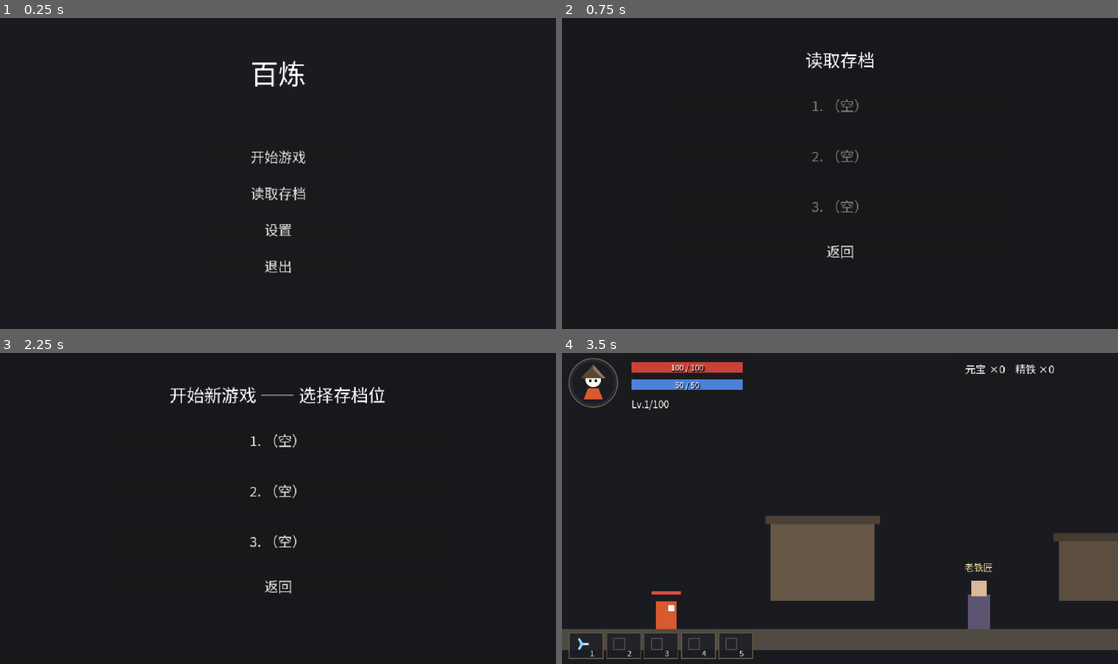
Above: before the commit, frames 1-4 (two rows, left to right).
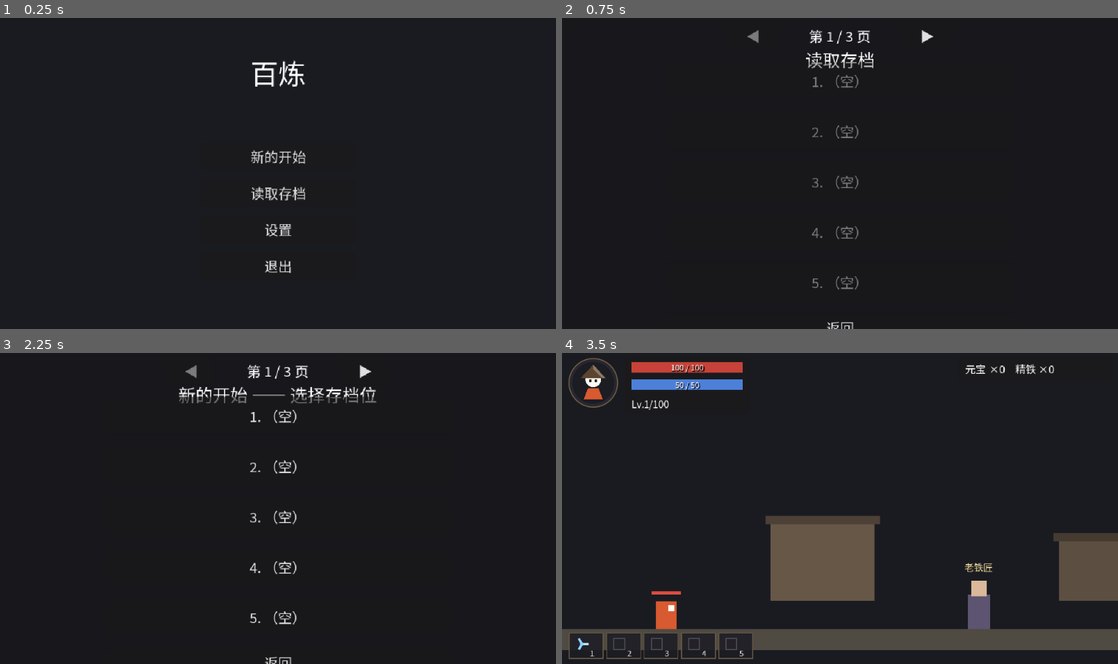
Above: after the commit, the same moments.

Repository: aachean/bailian
Game: Godot game, scene res://scenes/ui/main_menu.tscn
The game is run twice, just before and just after one commit, with the same random seed, the same clock (stepped at 60 frames per second) and the same inputs.
Inputs:
- Up to frame 1 (0.25 s): no input
- Up to frame 2 (0.75 s): click "读取存档" at 0.5 s
- Up to frame 3 (2.25 s): click "返回" at 1.25 s; click "开始游戏" (after the commit: "新的开始") at 2 s
- Up to frame 4 (3.5 s): click "1. （空）" at 2.75 s

The runs differ from the first frame. In frame 1, 0.3% of the frame differs, in the area x 45-55%, y 42-47%; in frame 2, 1.3%; in frame 3, 2.4%, in the area x 30-70%, y 3-100%; in frame 4, nothing differs.

Commit message:
feat(ui+feel): M4 增量 2 —— 存档 15 槽分页 + 覆盖确认 + 新的开始；屏震按反馈降档

Diff:
--- a/data/i18n/ui.csv
+++ b/data/i18n/ui.csv
@@ -8,7 +8,7 @@
 UI_HINT_SYSTEM,"C 角色面板　·　Esc 保存 / 暂停","C character　·　Esc save / pause"
 UI_HINT_ENEMY,"小心左边那只游荡者 —— 它会还手","Beware the wanderer on the left — it fights back"
 UI_MENU_TITLE,"百炼","BAILIAN"
-UI_MENU_START,"开始游戏","Start Game"
+UI_MENU_START,"新的开始","New Start"
 UI_MENU_CONTINUE,"继续游戏","Continue"
 UI_MENU_QUIT,"退出","Quit"
 UI_MENU_LANGUAGE,"语言","Language"
@@ -26,7 +26,7 @@
 UI_FORGE_IN_BAG,"背包","bag"
 HUD_SHARD,"精铁","Ore"
 UI_MENU_LOAD,"读取存档","Load Game"
-UI_SLOTS_TITLE_NEW,"开始新游戏 —— 选择存档位","New Game — pick a slot"
+UI_SLOTS_TITLE_NEW,"新的开始 —— 选择存档位","New Start — pick a slot"
 UI_SLOTS_TITLE_LOAD,"读取存档","Load Game"
 UI_SLOT_EMPTY,"（空）","(empty)"
 UI_LEVEL_TOWN,"城镇","Town"
@@ -141,3 +141,7 @@
 UI_SHOP_UNAVAILABLE,"这件不卖","Not for sale"
 UI_SHOP_LOCKED,"还没开张 —— 通关砺场后再来","Not open yet — clear Lichang first"
 UI_BAG_SELL,"K 出售","K sell"
+UI_SLOT_PAGE,"第 %d / %d 页","Page %d / %d"
+UI_CONFIRM_OVERWRITE,"这个存档位已有进度，覆盖它重新开始吗？","This slot has progress. Overwrite and start over?"
+UI_CONFIRM_YES,"覆盖，重新开始","Overwrite"
+UI_CONFIRM_NO,"先不了","Cancel"
--- a/scenes/ui/main_menu.tscn
+++ b/scenes/ui/main_menu.tscn
@@ -96,20 +96,8 @@
 offset_bottom = 120.0
 theme_override_constants/separation = 14
 
-[node name="Slot1" type="Button" parent="Slots/Box"]
-custom_minimum_size = Vector2(400, 44)
-layout_mode = 2
-text = "1."
 
-[node name="Slot2" type="Button" parent="Slots/Box"]
-custom_minimum_size = Vector2(400, 44)
-layout_mode = 2
-text = "2."
 
-[node name="Slot3" type="Button" parent="Slots/Box"]
-custom_minimum_size = Vector2(400, 44)
-layout_mode = 2
-text = "3."
 
 [node name="Back" type="Button" parent="Slots/Box"]
 custom_minimum_size = Vector2(400, 32)
--- a/scripts/characters/player.gd
+++ b/scripts/characters/player.gd
@@ -237,15 +237,17 @@
 # 相机偏移 = 上限 × trauma²。平方让小震动真的小、大震动才放得开 ——
 # 线性衰减的屏震里每一下都在抖，几秒后就麻木了。
 
-## 相机最大偏移（像素，trauma=1 时）
-const SHAKE_MAX_OFFSET := 10.0
-## 每帧衰减量。0.045 ≈ 半秒多从最强震回平静
-const SHAKE_DECAY := 0.045
+## 相机最大偏移（像素，trauma=1 时）。
+## **2026-09-15 黑盒反馈：第一版太夸张** —— 10px 砍到 6px，衰减加快，
+## 重击乘数与挨打份量同步下调。第一版的相对分级保留（重 > 轻、挨打 > 命中）
+const SHAKE_MAX_OFFSET := 6.0
+## 每帧衰减量。0.06 ≈ 半秒内从最强震回平静 —— 震完就走，不赖着
+const SHAKE_DECAY := 0.06
 ## 轻命中 / 重命中 / 挨打 / 重击挨打的震动预算（招式自己的 shake_gain 会叠在轻命中上）
 const SHAKE_HIT := 0.22
-const SHAKE_HEAVY_MULT := 1.7
-const SHAKE_HURT := 0.5
-const SHAKE_HURT_HEAVY := 0.8
+const SHAKE_HEAVY_MULT := 1.45
+const SHAKE_HURT := 0.4
+const SHAKE_HURT_HEAVY := 0.6
 
 var _trauma := 0.0
 
--- a/scripts/core/save_manager.gd
+++ b/scripts/core/save_manager.gd
@@ -26,7 +26,9 @@
 ## 见 main_menu 的旧档分支。**判定要用它，不是 VERSION**：
 ## 拿 VERSION 判的话，每次加一层同格式的新字段都会误伤一批能用的档
 const STRUCTURE_VERSION := 7
-const SLOT_COUNT := 3
+## 存档槽数量（2026-09-15 黑盒反馈：3 不够，扩到 15，菜单每页 5 个翻 3 页）。
+## 槽位文件名不变（save_N.cfg），老档天然在原位
+const SLOT_COUNT := 15
 const LAST_SLOT_PATH := "user://last_slot.cfg"
 
 ## 正在玩的槽（1 起）。菜单开始 / 读档时设置，游戏内写档都用它
--- a/scripts/ui/main_menu.gd
+++ b/scripts/ui/main_menu.gd
@@ -1,17 +1,36 @@
 extends Control
-## 主菜单：开始 / 继续 / 读取存档 / **设置** / 退出 + 存档槽位面板。
+## 主菜单：新的开始 / 继续 / 读取存档 / **设置** / 退出 + 存档槽位面板。
 ##
-## 存档模型（用户验收定的）：3 个槽位。「开始游戏」先选槽（选中有档的槽 = 覆盖），
-## 「读取存档」列槽挑一个进；「继续游戏」直接回最近一次玩的槽。
-## 进度档记：哪个场景 + 离开时的世界快照 + 玩家数据（碎片 / 强化）。
-
-## 流程起点：城镇。从这里经传送门进入关卡
+## 存档模型（2026-09-15 黑盒反馈修订）：**15 个槽位，每页 5 个翻 3 页**。
+## 「新的开始」先选槽 —— **选中已有存档的槽要弹确认**，玩家手滑点错位
+## 不该直接抹掉几十级的进度；「读取存档」列槽挑一个进（只读不写，不用确认）；
+## 「继续游戏」直接回最近一次玩的槽。
+## 进度档记：哪个场景 + 离开时的世界快照 + 玩家数据（元宝 / 精铁 / 装备 / 强化）。
+
+## 流程起点：城镇。从这里经舆图台进入副本
 const LEVEL_PATH := "res://scenes/stages/town.tscn"
 
-## 槽位面板模式：start = 选槽开新游戏（可覆盖），load = 选槽读档
+## 每页几个槽位、共几页（15 = 5 × 3）
+const PAGE_SIZE := 5
+const SLOT_PAGES := 3
+
+## 槽位面板模式：start = 选槽开新游戏（有档要确认覆盖），load = 选槽读档
 enum SlotMode { START, LOAD }
 
 var _slot_mode: int = SlotMode.START
+var _page := 0
+## 待覆盖确认的槽位（确认面板开着时有值）
+var _pending_slot := 0
+
+var _slot_btns: Array[Button] = []
+var _prev_btn: Button
+var _next_btn: Button
+var _page_label: Label
+## 覆盖确认面板（代码建：只在 START 模式 + 有档槽位时露面）
+var _confirm: Control = null
+var _confirm_text: Label = null
+var _yes_btn: Button = null
+var _no_btn: Button = null
 
 @onready var _start_btn: Button = $Panel/Box/Start
 @onready var _continue_btn: Button = $Panel/Box/Continue
@@ -22,7 +41,7 @@
 @onready var _title: Label = $Title
 @onready var _slots: Panel = $Slots
 @onready var _slots_title: Label = $Slots/Title
-@onready var _slot_btns: Array[Button] = [$Slots/Box/Slot1, $Slots/Box/Slot2, $Slots/Box/Slot3]
+@onready var _box: VBoxContainer = $Slots/Box
 @onready var _back_btn: Button = $Slots/Box/Back
 
 
@@ -33,14 +52,87 @@
 	_settings_btn.pressed.connect(_on_settings)
 	_quit_btn.pressed.connect(_on_quit)
 	_back_btn.pressed.connect(_close_slots)
-	for i in _slot_btns.size():
-		var idx := i + 1
-		_slot_btns[i].pressed.connect(_on_slot.bind(idx))
+	_build_slot_rows()
+	_build_confirm_panel()
 	if not GameSettings.language_changed.is_connected(_refresh_texts):
 		GameSettings.language_changed.connect(_refresh_texts)
 	_slots.visible = false
 	_refresh_texts()
 	_refresh_continue()
+
+
+## 槽位行全部由代码建（15 个按钮手写 tscn 是自找麻烦；与 HUD 面板同一套做法）。
+## 按钮命名 Slot1..Slot5 —— 存档摘要、置灰逻辑都只看「这一页的第几个」
+func _build_slot_rows() -> void:
+	# 翻页行：◀　第 x/3 页　▶
+	var nav := HBoxContainer.new()
+	nav.alignment = BoxContainer.ALIGNMENT_CENTER
+	nav.add_theme_constant_override("separation", 12)
+	_prev_btn = Button.new()
+	_prev_btn.text = "◀"
+	_prev_btn.custom_minimum_size = Vector2(56, 32)
+	_prev_btn.pressed.connect(_on_prev_page)
+	nav.add_child(_prev_btn)
+	_page_label = Label.new()
+	_page_label.custom_minimum_size = Vector2(120, 32)
+	_page_label.horizontal_alignment = HORIZONTAL_ALIGNMENT_CENTER
+	_page_label.vertical_alignment = VERTICAL_ALIGNMENT_CENTER
+	nav.add_child(_page_label)
+	_next_btn = Button.new()
+	_next_btn.text = "▶"
+	_next_btn.custom_minimum_size = Vector2(56, 32)
+	_next_btn.pressed.connect(_on_next_page)
+	nav.add_child(_next_btn)
+	_box.add_child(nav)
+
+	for i in PAGE_SIZE:
+		var b := Button.new()
+		b.name = "Slot%d" % (i + 1)
+		b.custom_minimum_size = Vector2(400, 44)
+		b.pressed.connect(_on_slot.bind(0))   # 参数在刷新时重绑（翻页会变）
+		_box.add_child(b)
+		_slot_btns.append(b)
+	# 「返回」搬回最底：tscn 里它排在最前，动态行会插在它上面
+	_box.move_child(_back_btn, _box.get_child_count() - 1)
+
+
+## 覆盖确认面板：暗底 + 一块小板 + 槽位摘要 + 覆盖 / 取消。
+## **只拦「新的开始」踩到有档的槽** —— 读档只读不写，不拦
+func _build_confirm_panel() -> void:
+	_confirm = Control.new()
+	_confirm.visible = false
+	_confirm.set_anchors_preset(Control.PRESET_FULL_RECT)
+	add_child(_confirm)
+
+	var dim := ColorRect.new()
+	dim.set_anchors_preset(Control.PRESET_FULL_RECT)
+	dim.color = Color(0, 0, 0, 0.65)
+	_confirm.add_child(dim)
+
+	var panel := Panel.new()
+	# 视口 640×360，420×150 的板手工居中即可（CanvasLayer 锚点那坑的教训：显式定位最稳）
+	panel.position = Vector2(110, 105)
+	panel.size = Vector2(420, 150)
+	_confirm.add_child(panel)
+
+	_confirm_text = Label.new()
+	_confirm_text.position = Vector2(16, 14)
+	_confirm_text.size = Vector2(388, 80)
+	_confirm_text.autowrap_mode = TextServer.AUTOWRAP_WORD_SMART
+	_confirm_text.add_theme_font_size_override("font_size", 13)
+	panel.add_child(_confirm_text)
+
+	_yes_btn = Button.new()
+	_yes_btn.position = Vector2(60, 104)
+	_yes_btn.size = Vector2(150, 30)
+	_yes_btn.pressed.connect(_on_confirm_overwrite)
+	panel.add_child(_yes_btn)
+
+	_no_btn = Button.new()
+	_no_btn.position = Vector2(230, 104)
+	_no_btn.size = Vector2(130, 30)
+	_no_btn.pressed.connect(_on_cancel_overwrite)
+	panel.add_child(_no_btn)
 
 
 ## 参数是 language_changed 带的语言码，这里用不上但必须留 ——
@@ -54,6 +146,11 @@
 	_quit_btn.text = tr("UI_MENU_QUIT")
 	_settings_btn.text = tr("UI_MENU_SETTINGS")
 	_slots_title.text = tr("UI_SLOTS_TITLE_NEW") if _slot_mode == SlotMode.START else tr("UI_SLOTS_TITLE_LOAD")
+	_page_label.text = tr("UI_SLOT_PAGE") % [_page + 1, SLOT_PAGES]
+	_prev_btn.disabled = _page <= 0
+	_next_btn.disabled = _page >= SLOT_PAGES - 1
+	_yes_btn.text = tr("UI_CONFIRM_YES")
+	_no_btn.text = tr("UI_CONFIRM_NO")
 	_refresh_continue()
 	_refresh_slot_buttons()
 
@@ -65,8 +162,14 @@
 
 func _refresh_slot_buttons() -> void:
 	for i in _slot_btns.size():
-		var slot := i + 1
-		_slot_btns[i].text = _slot_text(slot, i + 1)
+		var slot := _page * PAGE_SIZE + i + 1
+		# 重绑槽位号（翻页后同一颗按钮代表另一个槽）
+		for conn in _slot_btns[i].pressed.get_connections():
+			_slot_btns[i].pressed.disconnect(conn["callable"])
+		_slot_btns[i].pressed.connect(_on_slot.bind(slot))
+		# 显示**绝对槽位号**（第 2 页就是 6.~10.）——
+		# 每页都从 1 重排的话，玩家记不住自己的档在第几页第几格
+		_slot_btns[i].text = _slot_text(slot, slot)
 		if _slot_mode == SlotMode.LOAD:
 			_slot_btns[i].disabled = not SaveManager.slot_exists(slot)
 		else:
@@ -102,29 +205,67 @@
 
 func _on_start() -> void:
 	_slot_mode = SlotMode.START
+	_page = 0
 	_slots.visible = true
 	_refresh_texts()
 
 
 func _on_load() -> void:
 	_slot_mode = SlotMode.LOAD
+	_page = 0
 	_slots.visible = true
 	_refresh_texts()
 
 
 func _close_slots() -> void:
 	_slots.visible = false
-
-
+	_confirm.visible = false
+
+
+func _on_prev_page() -> void:
+	_page = maxi(_page - 1, 0)
+	_refresh_texts()
+
+
+func _on_next_page() -> void:
+	_page = mini(_page + 1, SLOT_PAGES - 1)
+	_refresh_texts()
+
+
+## 选中一个槽。START 模式踩到**有档的槽**必须先问一句 ——
+## 「新的开始」误点旧档 = 几十级进度一键蒸发，这种事不能只靠玩家手稳
 func _on_slot(slot: int) -> void:
 	if _slot_mode == SlotMode.START:
-		PlayerState.reset_for_new_game()
-		SaveManager.start_new_game(slot, LEVEL_PATH)
-		# 开局的解锁进度：只有第一个副本的第一段。其余全靠一关一关打出来
-		GameProgress.reset_progress()
-		get_tree().change_scene_to_file(LEVEL_PATH)
+		if SaveManager.slot_exists(slot):
+			_pending_slot = slot
+			_confirm_text.text = "%s\n%s" % [
+				tr("UI_CONFIRM_OVERWRITE"), _slot_text(slot, slot)]
+			_confirm.visible = true
+			return
+		_begin_new_game(slot)
 	else:
 		_enter_slot(slot)
+
+
+func _on_confirm_overwrite() -> void:
+	var slot := _pending_slot
+	_pending_slot = 0
+	_confirm.visible = false
+	_begin_new_game(slot)
+
+
+func _on_cancel_overwrite() -> void:
+	_pending_slot = 0
+	_confirm.visible = false
+
+
+## 真正开新游戏：清成长数据 → 起新档 → 清解锁进度 → 进城镇
+func _begin_new_game(slot: int) -> void:
+	PlayerState.reset_for_new_game()
+	SaveManager.start_new_game(slot, LEVEL_PATH)
+	# 开局的解锁进度：只有第一个副本的第一段。其余全靠一关一关打出来
+	GameProgress.reset_progress()
+	get_tree().change_scene_to_file(LEVEL_PATH)
 
 
 func _on_continue() -> void:
--- a/tests/save_guard.gd
+++ b/tests/save_guard.gd
@@ -17,7 +17,9 @@
 ##     SaveGuard.restore(bak)
 ## ```
 
-const SLOTS := 3
+## 与 SaveManager.SLOT_COUNT 同步（2026-09-15 扩到 15）。
+## 静态函数里不便引用 autoload，这里放字面量 —— 改槽位数时两处一起改
+const SLOTS := 15
 
 
 ## 把三个槽 + last_slot.cfg 读成字节存下来。文件不存在就记成「本来就没有」
--- a/tests/test_m15.gd
+++ b/tests/test_m15.gd
@@ -125,8 +125,8 @@
 	_player.call("_on_damaged", 5, 10, point, true, 1)
 	var heavy: float = float(_player.get("_trauma"))
 	_player.set("_trauma", 0.0)
-	_check("4", "挨打屏震：普通 > 命中档，重击 > 普通",
-		light >= 0.5 and heavy > light,
+	_check("4", "挨打屏震：普通 > 命中档，重击 > 普通（第一版太夸张，整体已降档）",
+		light >= 0.4 and heavy > light,
 		"普通挨打 trauma=%.2f　重击挨打 trauma=%.2f" % [light, heavy])
 
 
@@ -138,10 +138,11 @@
 		_check("5", "死亡爆点", false, "测试房里没有 Walker")
 		return
 	walker.call("_death_burst")
+	# 轻震只有 0.12 的预算，衰减每帧 0.06 —— 立刻读，等两帧就被扣光了
+	var shaken: bool = float(_player.get("_trauma")) > 0.0
+	_player.set("_trauma", 0.0)
 	await _pframes(2)
 	var after := _count_fx()
-	var shaken: bool = float(_player.get("_trauma")) > 0.0
-	_player.set("_trauma", 0.0)
 	_check("5", "死亡爆点：尸体撒碎屑 + 玩家相机轻震",
 		after > before and shaken,
 		"特效节点 %d → %d　轻震=%s" % [before, after, str(shaken)])
--- a/tests/test_m2.gd
+++ b/tests/test_m2.gd
@@ -4,8 +4,10 @@
 ## 跑法（无头）：
 ##     godot --headless --fixed-fps 60 --path <项目根> res://tests/test_m2.tscn
 ##
-## 存档模型（用户验收定的）：3 槽位 + 最近槽「继续」。这里的断言盯三种翻车：
-## 槽位之间互相污染、读了不存在的档、新游戏把别的槽抹掉。
+## 存档模型（2026-09-15 黑盒反馈修订）：**15 槽位（5×3 页）** + 最近槽「继续」。
+## 「开始游戏」改名「**新的开始**」，选中已有档的槽必须弹覆盖确认。
+## 这里的断言盯四种翻车：槽位之间互相污染、读了不存在的档、
+## 新游戏把别的槽抹掉、**手滑把旧档覆盖掉**。
 
 const MENU := preload("res://scenes/ui/main_menu.tscn")
 ## 这个测试会 wipe 三个存档槽（测槽位隔离）—— 而 user:// 就是玩家真正在玩的
@@ -28,6 +30,8 @@
 	await _t4_settings_entry()
 	await _t5_world_snapshot_roundtrip()
 	await _t6_snapshot_survives_file()
+	await _t7_fifteen_slots_paged()
+	await _t8_overwrite_confirm()
 	SaveGuard.restore(_bak)          # 玩家原来的存档原样放回去
 
 	print("")
@@ -66,15 +70,16 @@
 
 	var missing := PackedStringArray()
 	for node_path in ["Panel/Box/Start", "Panel/Box/Continue", "Panel/Box/Load",
-			"Panel/Box/Settings", "Panel/Box/Quit", "Slots/Box/Slot1", "Slots/Box/Slot3",
+			"Panel/Box/Settings", "Panel/Box/Quit", "Slots/Box/Slot1", "Slots/Box/Slot5",
 			"SettingsPanel"]:
 		if menu.get_node_or_null(node_path) == null:
 			missing.append(node_path)
 	var title := (menu.get_node("Title") as Label).text
 	var start_text := (menu.get_node("Panel/Box/Start") as Button).text
+	var start_renamed: bool = start_text == tr("UI_MENU_START") and start_text != "开始游戏"
 	var ok := missing.is_empty() and not title.is_empty() and title != "UI_MENU_TITLE" \
-		and not start_text.is_empty() and start_text != "UI_MENU_START"
-	_check("1", "主菜单摆得出来：标题 + 五个按钮 + 三个存档位",
+		and start_renamed
+	_check("1", "主菜单摆得出来：标题 + 五个按钮 + 五个存档位；「开始游戏」已改名「新的开始」",
 		ok,
 		"标题=\"%s\" 开始=\"%s\" 缺节点 %d 个" % [title, start_text, missing.size()])
 	menu.queue_free()
@@ -254,3 +259,73 @@
 		ok, "玩家血 %s @%s　怪 [0] 血 %s" % [
 			str(p.get("hp")), str(p.get("x")),
 			str((e[0] as Dictionary).get("hp", "?")) if e.size() > 0 else "?"])
+
+
+## 存档扩到 15 个：5 个一页翻 3 页，页码与槽位号对齐，到头禁用箭头
+func _t7_fifteen_slots_paged() -> void:
+	_wipe_all_slots()
+	var menu := MENU.instantiate()
+	add_child(menu)
+	await _steps(2)
+	menu._on_start()
+	await _steps(2)
+	var b1 := menu.get_node("Slots/Box/Slot1") as Button
+	var b5 := menu.get_node("Slots/Box/Slot5") as Button
+	var page1: bool = b1.text.begins_with("1.") and b5.text.begins_with("5.") \
+		and menu._prev_btn.disabled
+
+	menu._on_next_page()
+	await _steps(2)
+	var page2_nums: bool = b1.text.begins_with("6.") and b5.text.begins_with("10.")
+	# 第 7 槽有档 → 第 2 页第 2 颗按钮不再显示「（空）」
+	SaveManager.start_new_game(7, "res://scenes/stages/town.tscn")
+	menu._refresh_texts()
+	await _steps(2)
+	var page2_save: bool = not (menu.get_node("Slots/Box/Slot2") as Button).text.contains(tr("UI_SLOT_EMPTY"))
+
+	menu._on_next_page()
+	await _steps(2)
+	var page3_nums: bool = b1.text.begins_with("11.") and b5.text.begins_with("15.")
+	var at_last: bool = menu._next_btn.disabled and not menu._prev_btn.disabled
+
+	_check("7", "存档 15 个：5 个一页翻 3 页；第 7 槽的档在第 2 页现形；到头箭头禁用",
+		page1 and page2_nums and page2_save and page3_nums and at_last,
+		"P1[1..5]=%s　P2[6..10]=%s 槽7有档=%s　P3[11..15]=%s 末页禁进=%s" % [
+			str(page1), str(page2_nums), str(page2_save), str(page3_nums), str(at_last)])
+	menu.queue_free()
+	await _steps(2)
+
+
+## 「新的开始」踩到有档的槽必须先问一句 —— 手滑不该抹掉几十级进度。
+## 确认板：有档的槽弹出 + 档没被动；取消收板；读档模式不拦（只读不写）。
+## 「覆盖」那分支会真开新游戏并切场景 —— 场景切换会把本测试整个卸掉，
+## 所以这里只验闸门本身；覆盖后的行为由 t3（开新档不抹别的槽）盯着
+func _t8_overwrite_confirm() -> void:
+	_wipe_all_slots()
+	SaveManager.start_new_game(1, "res://scenes/stages/town.tscn")
+	SaveManager.write_progress("res://scenes/stages/town.tscn",
+		{"player": {"hp": 80, "shards": 42}, "enemies": []})
+
+	var menu := MENU.instantiate()
+	add_child(menu)
+	await _steps(2)
+	menu._on_start()
+	await _steps(2)
+	var b1 := menu.get_node("Slots/Box/Slot1") as Button
+	b1.pressed.emit()
+	await _steps(2)
+	var confirm_shown: bool = menu._confirm.visible and menu._pending_slot == 1
+	var intact := func() -> bool:
+		var p := SaveManager.read_state(1).get("player", {}) as Dictionary
+		return int(p.get("shards", -1)) == 42
+	var untouched: bool = intact.call()
+
+	menu._no_btn.pressed.emit()
+	await _steps(2)
+	var cancelled: bool = not menu._confirm.visible and menu._pending_slot == 0 and intact.call()
+
+	_check("8", "覆盖确认：有档的槽先弹确认、档原封不动；取消后安全退出",
+		confirm_shown and untouched and cancelled,
+		"弹确认=%s 档没动=%s 取消干净=%s" % [str(confirm_shown), str(untouched), str(cancelled)])
+	menu.queue_free()
+	await _steps(2)
Binary file changed: data/i18n/ui.en.translation
Binary file changed: data/i18n/ui.zh_CN.translation
Not shown, changed: README.md
